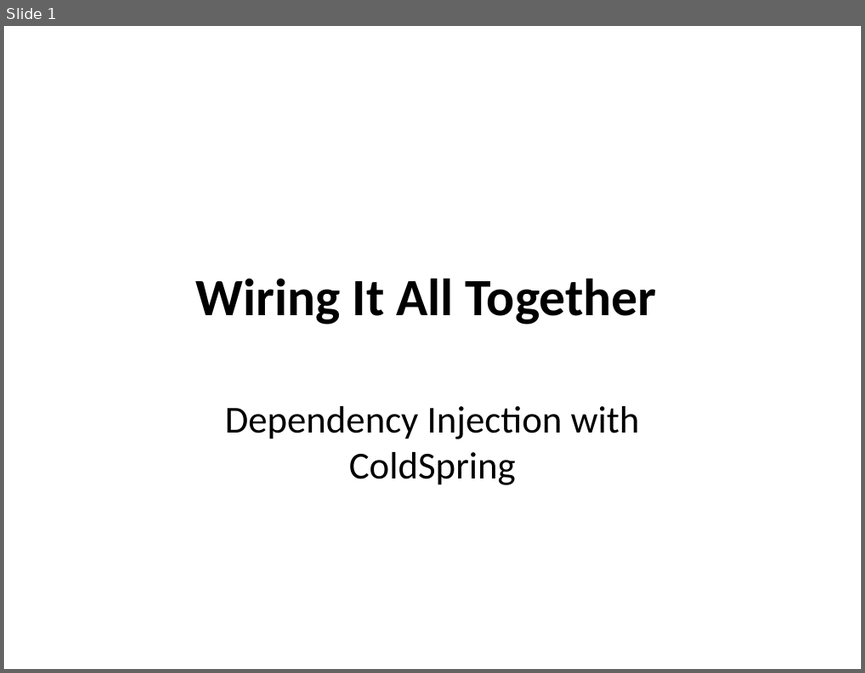
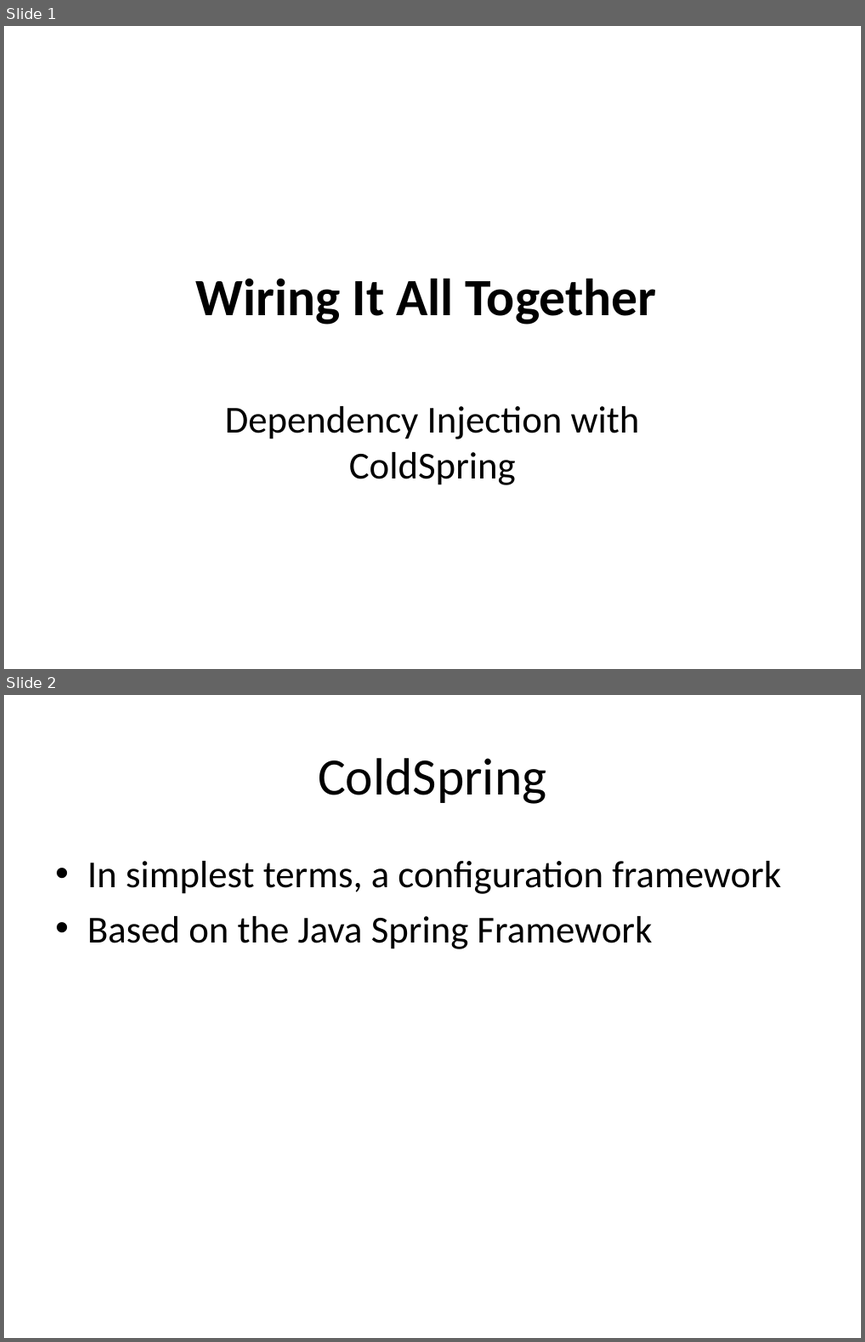
Before and after one commit to dhughes/OldPresentations, a slide deck: Trunk/Model-Glue 3 Day For Teratech/documents/Wiring It All Together.ppt. Shown one above the other, each under a label of ours: slide 1 before the commit, slides 1 and 2 after it. The pictures are 865x673 and 865x1342 pixels, drawn with LibreOffice and Linux fonts; fonts in the diff are those of the drawing; background and template pictures are left out. Boxes give left, top, right and bottom in pixels: in the first picture for what was removed or moved away, otherwise in the second. Text is boxed around its words. In the diff, an @@ line names an element or a change of style, - is before the commit and + after.

```diff
--- a/Trunk/Model-Glue 3 Day For Teratech/documents/Wiring It All Together.ppt
+++ b/Trunk/Model-Glue 3 Day For Teratech/documents/Wiring It All Together.ppt
@@ slide 2 added at (4,695,861,1338), background picture (left out) @@
@@ title added at (318,758,546,804), 44 pt, text #000000 @@
+ColdSpring
@@ text added at (87,861,781,949), 32 pt, text #000000 @@
+• In simplest terms, a configuration framework
+• Based on the Java Spring Framework
```
Also in this commit, not shown: 25 other slides added, 1 slide removed, 13 other files.
